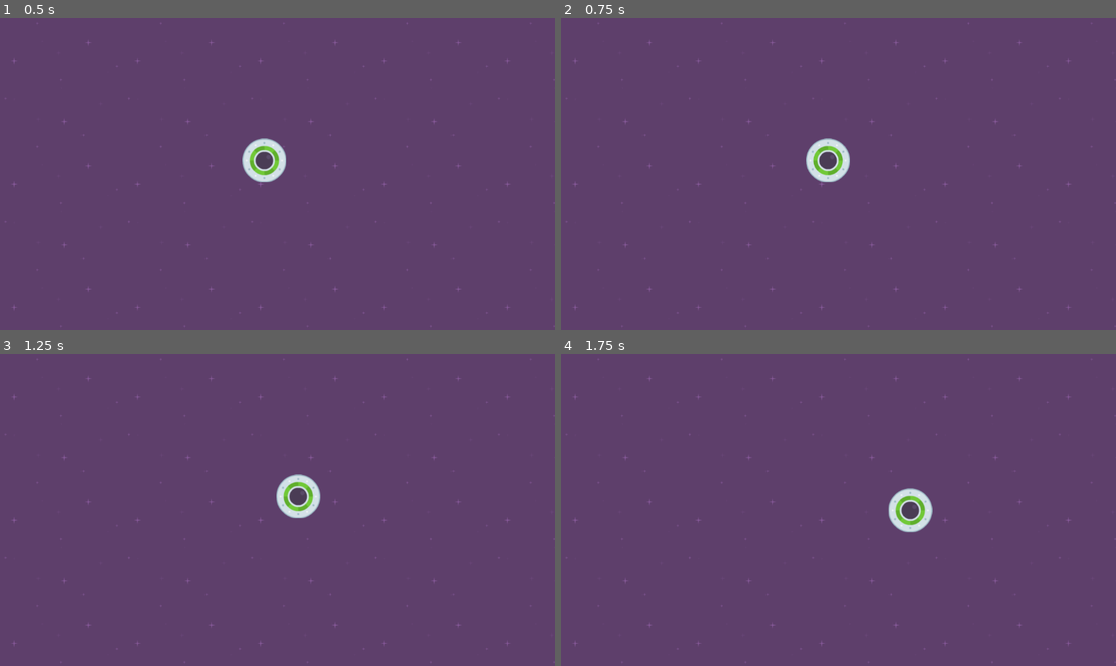
Above: before the commit, frames 1-4 (two rows, left to right).
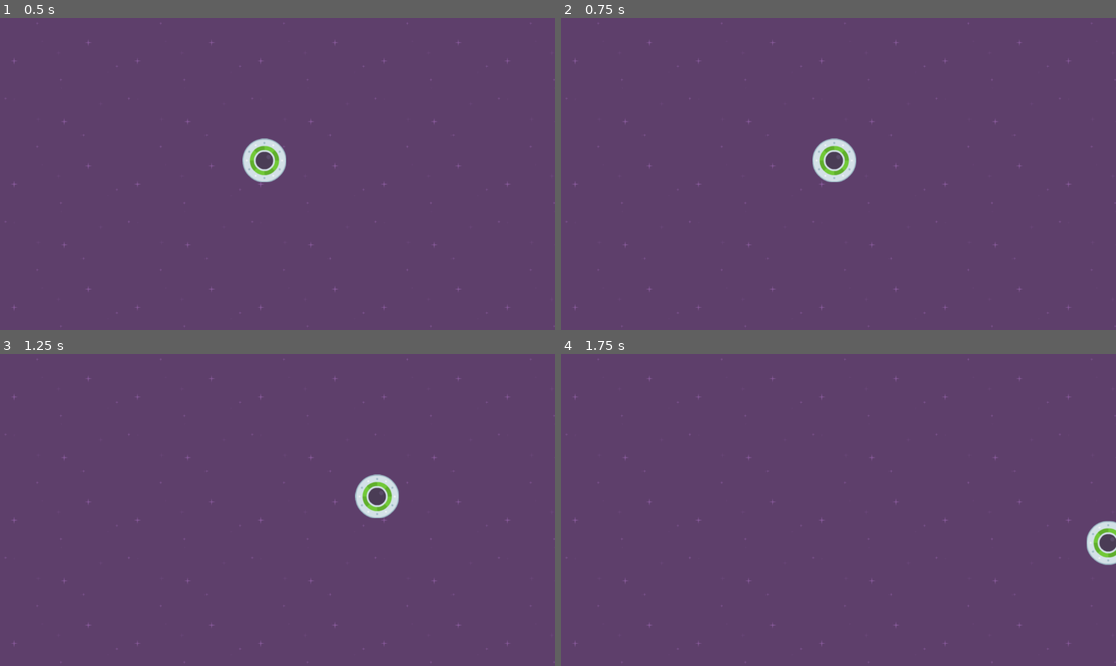
Above: after the commit, the same moments.

Repository: theaob/speedy-saucer
Game: Godot game, scene res://level_1.tscn
Same seed, same stepped clock (60 frames per second), same inputs: the game is played once before the commit and once after it.
Inputs:
- Up to frame 1 (0.5 s): no input
- Up to frame 2 (0.75 s): tap Enter at 0.5 s; hold Right (move_right) from 0.53 s (still down)
- Up to frame 3 (1.25 s): keep holding Right (move_right)
- Up to frame 4 (1.75 s): release Right (move_right) at 1.28 s; hold Down (move_down) from 1.28 s (still down)

Frame 1 is identical in both runs. In frame 2, 0.8% of the frame differs, in the area x 44-54%, y 38-53%; in frame 3, 1.5%, in the area x 49-72%, y 38-53%; in frame 4, 1.3%.

Commit message:
improve code

Diff:
--- a/player.gd
+++ b/player.gd
@@ -1,6 +1,6 @@
 extends RigidBody2D
 
-var movement_speed = 300
+var movement_speed = 1000
 
 func _physics_process(_delta):
 	var upPressed = Input.is_action_pressed("move_up")
@@ -8,14 +8,12 @@
 	var leftPressed = Input.is_action_pressed("move_left")
 	var rightPressed = Input.is_action_pressed("move_right")
 
-	if upPressed:
-		apply_force(Vector2(0,-movement_speed))
+	var yForce = 0
+	var xForce = 0
 
-	if downPressed:
-		apply_force(Vector2(0,movement_speed))
+	if upPressed: yForce += -movement_speed
+	if downPressed: yForce += movement_speed
+	if leftPressed: xForce += -movement_speed
+	if rightPressed: xForce += movement_speed
 
-	if leftPressed:
-		apply_force(Vector2(-movement_speed,0))
-
-	if rightPressed:
-		apply_force(Vector2(movement_speed,0))
+	apply_force(Vector2(xForce, yForce))
